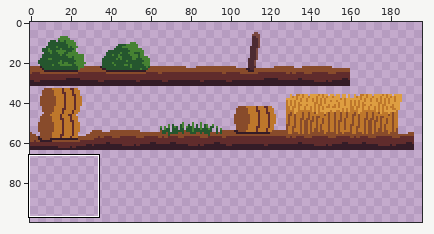
Edited in one commit: sprite sheet (Newton/world/farm-decor.png). Above: a wide view before the commit, with the close-up outlined.
Close-up. First the earlier version:
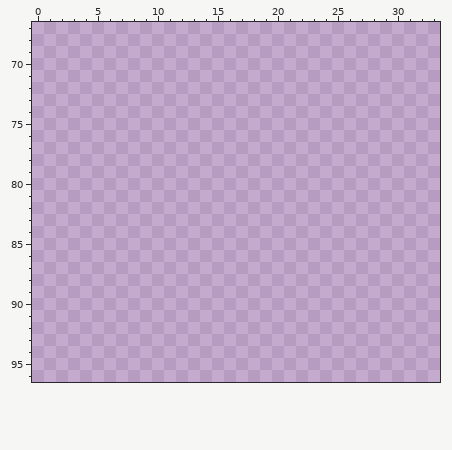
The file is 200x175 pixels. Shown: x 0..33, y 67..96. The wide view leaves out empty margins. The commit also changed other parts of the picture, which this record leaves out.
And afterwards:
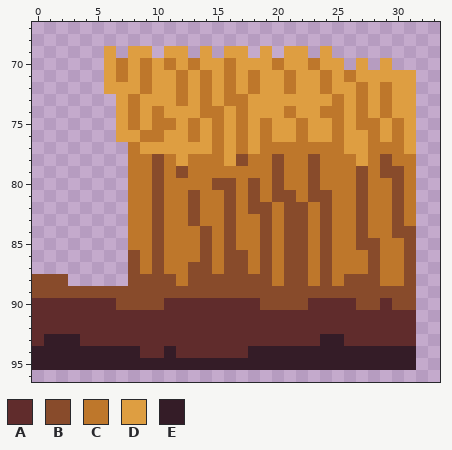
Palette (. is transparent): A #602c2c  B #884b2b  C #be772b  D #de9e41  E #341c27
What changed:
@@ x 0..33 @@
 68 ..................................
-69 ..................................
-70 ..................................
-71 ..................................
-72 ..................................
-73 ..................................
-74 ..................................
-75 ..................................
-76 ..................................
-77 ..................................
-78 ..................................
-79 ..................................
-80 ..................................
-81 ..................................
-82 ..................................
-83 ..................................
-84 ..................................
-85 ..................................
-86 ..................................
-87 ..................................
-88 ..................................
-89 ..................................
-90 ..................................
-91 ..................................
-92 ..................................
-93 ..................................
-94 ..................................
-95 ..................................
+69 ......D.DD.DD.D.DD.D.DD.D.........
+70 ......DCDCDCDCDDCDDDCDDCDD.D.D....
+71 ......DCDCDDCDCDCDCDDCDDCDCDDDDD..
+72 ......DDDCDDCDCDCDCDDCDDCDDCDCDD..
+73 .......DCDDDCDCDCCDDDDDDDCDCDCDD..
+74 .......DCDCDDDCCDCDDDCDDCCDCDCDD..
+75 .......DCDCCDCDCDCDCDDCDDCDCCDCD..
+76 .......DDCCDDCDCDCDCDDCDDCDDCDCD..
+77 ........CDDDDDDCDCDCCCCCCCDDCCCD..
+78 ........CCBCDCCCDBCCBCCBCCCDCBCC..
+79 ........CCBCBCCCCCCCBCCBCCCBCBBC..
+80 ........CCBCCCCBBCBCBCCBCCCBCCBC..
+81 ........CCBCCBCCBCBCBBCBBCCBCCBC..
+82 ........CCBCCBCCBCBBCBBCBCCBCCBC..
+83 ........CCBCCBCCBCCBCBBCBCCBCCBC..
+84 ........CCBCCCBCBCCBCBBCBCCBCCBB..
+85 ........CCBCCCBCBCCBCBBCBCCBBCCB..
+86 ........BCBCCCBCBBCBCBBCBCCCBCCB..
+87 ........BCBCCBBCBBCBCBBCBCCCBCCB..
+88 BBB.....BBBBCBBBBBBBCBBCBCBBBCCB..
+89 BBBBBBBBBBBBBBBBBBBBBBBBBBBBBBBB..
+90 AAAAAAABBBBAAAAAAAABBBBAAAABBABB..
+91 AAAAAAAAAAAAAAAAAAAAAAAAAAAAAAAA..
+92 AAAAAAAAAAAAAAAAAAAAAAAAAAAAAAAA..
+93 AEEEAAAAAAAAAAAAAAAAAAAAEEAAAAAA..
+94 EEEEEEEEEAAEAAAAAAEEEEEEEEEEEEEE..
+95 EEEEEEEEEEEEEEEEEEEEEEEEEEEEEEEE..
 96 ..................................
